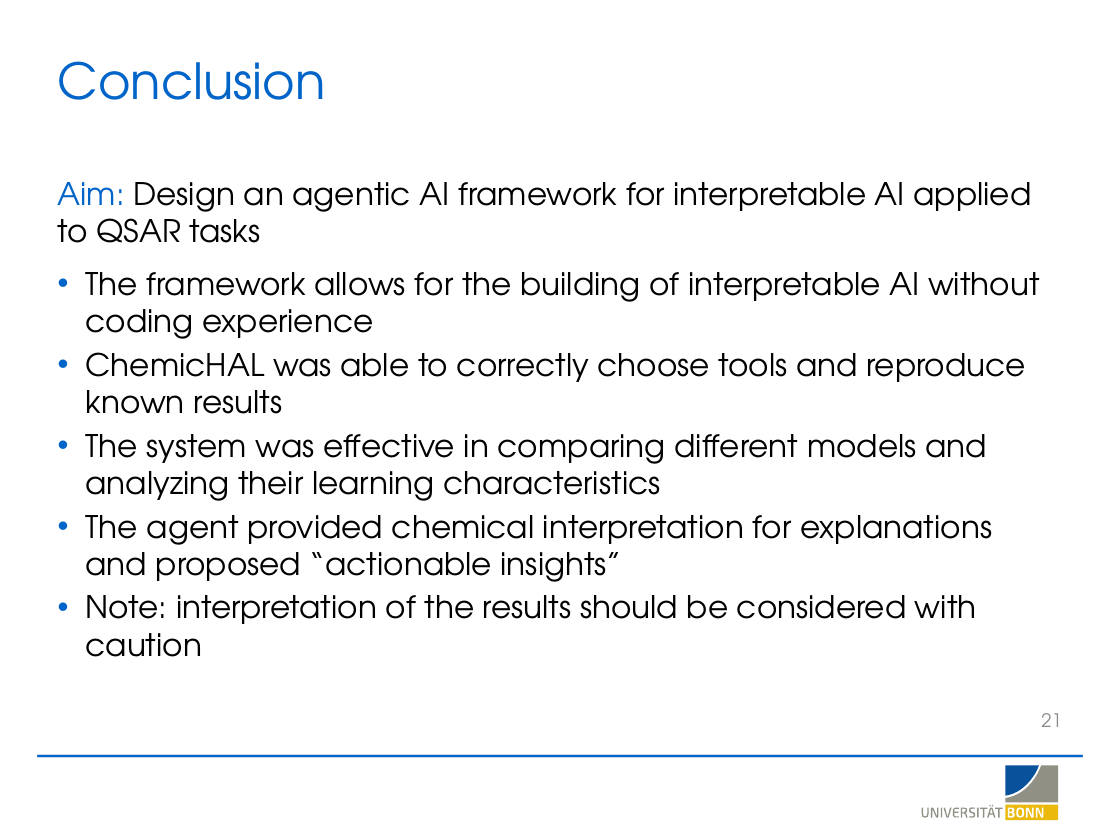
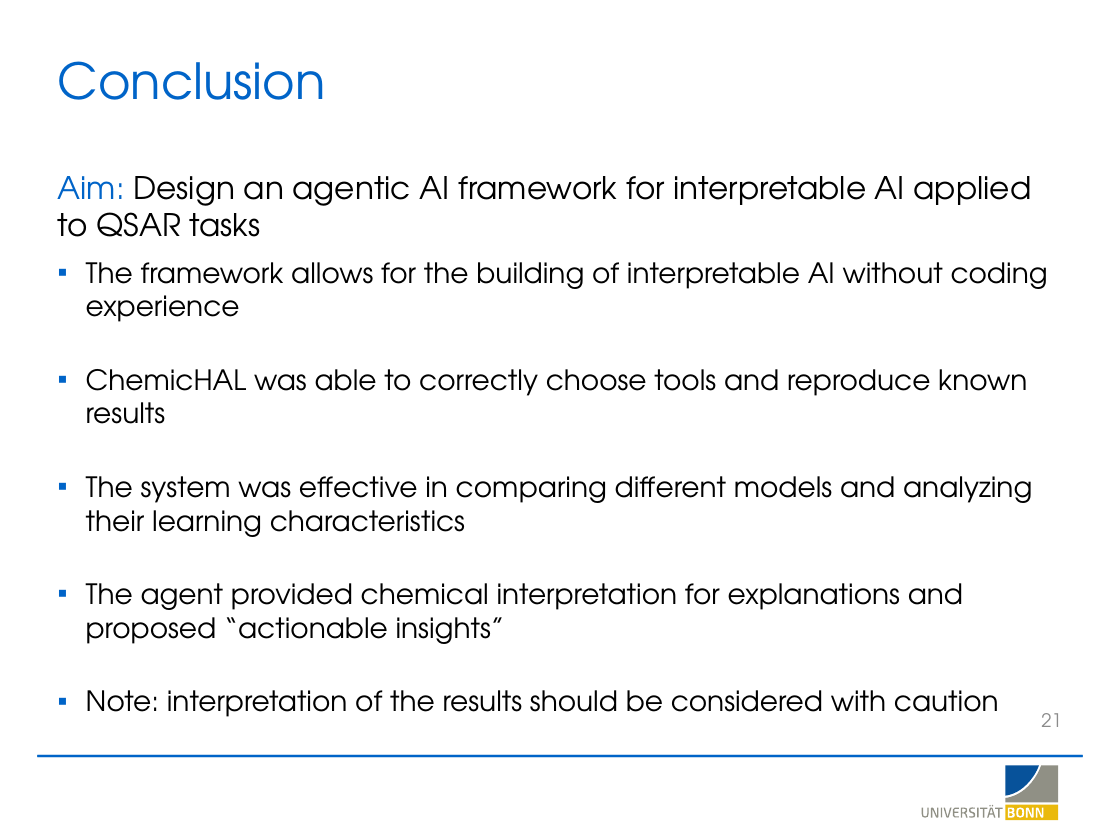
Before and after one commit to LSI-Uni-Bonn/ChemicHAL, a slide deck: slide 21 of slides/AI_Agent_Explainability.pptx. Drawn at 1120x840 pixels with LibreOffice and Linux fonts; fonts in the diff are those of the drawing; background and template pictures are left out. Boxes give left, top, right and bottom in pixels: in the first picture for what was removed or moved away, otherwise in the second. Text is boxed around its words. In the diff, an @@ line names an element or a change of style, - is before the commit and + after.

```diff
--- a/slides/AI_Agent_Explainability.pptx
+++ b/slides/AI_Agent_Explainability.pptx
@@ text at (86, 262, 1048, 717): size 20 to 18 pt in "The framework allows for the building of ...", "ChemicHAL was able to correctly choose tools ...", "The system was effective in comparing different ...", "The agent provided chemical interpretation for explanations ..." and 1 more places; bullet • to ▪; less space between paragraphs @@
```
Also in this commit, not shown: 9 other slides changed, 4 other files.
